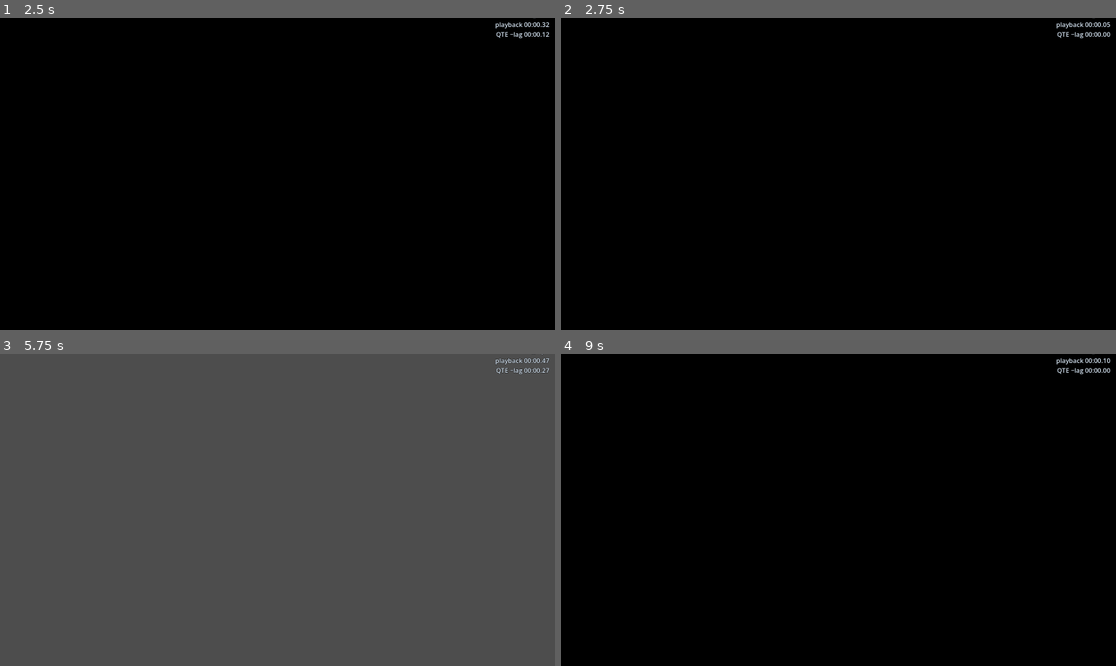
Above: before the commit, frames 1-4 (two rows, left to right).
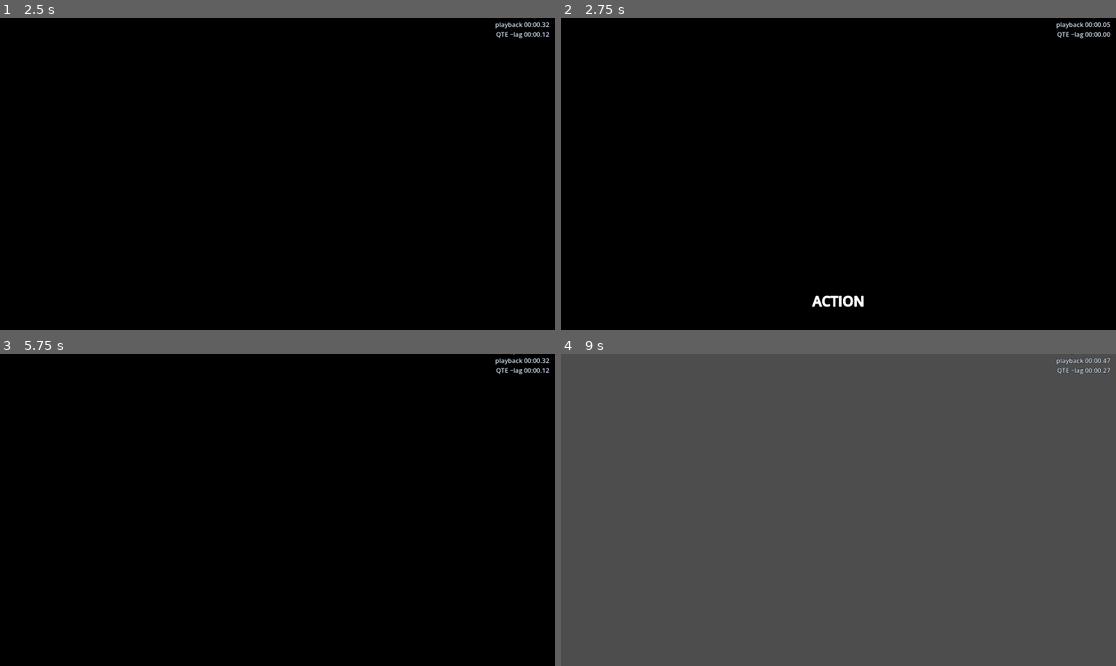
Above: after the commit, the same moments.

Repository: amarti95/Bone-Breakdown
Game: Godot game, scene res://scenes/MainMenu.tscn
Two runs of this game, one before a commit and one after it. Both use one fixed random seed, a clock stepped at 60 frames per second and the inputs below. Video files are missing from this copy of the repository; at most half a second of black plays in their place.
Inputs (mouse positions are in pixels of both pictures, inside the frame that each line leads up to):
- Up to frame 1 (2.5 s): click "Start" at 0.5 s; move the mouse to (399, 158) at 1.27 s; hold D (qte_right) 1.28-2 s; tap E (qte_action) at 1.35 s; click (399, 158) at 1.42 s; tap Enter at 2 s; drag from (166, 189) to (249, 236) at 2.02 s
- Up to frame 2 (2.75 s): no input
- Up to frame 3 (5.75 s): move the mouse to (333, 441) at 2.77 s; hold D (qte_right) 2.78-3.5 s; tap E (qte_action) at 2.85, 4.35 s; tap Space at 3.5 s; drag from (249, 572) to (111, 463) at 3.52 s; move the mouse to (444, 556) at 4.27 s; hold A (qte_left) 4.28-5 s; drag from (111, 463) to (194, 432) at 5.02 s
- Up to frame 4 (9 s): move the mouse to (866, 510) at 5.77 s; hold S (qte_down) 5.78-6.5 s; tap E (qte_action) at 5.85, 7.35, 8.85 s; click (866, 510) at 5.92 s; drag from (755, 432) to (727, 525) at 6.52 s; move the mouse to (960, 494) at 7.27 s; hold W (qte_up) 7.28-8 s; drag from (727, 525) to (810, 572) at 8.02 s; move the mouse to (894, 441) at 8.77 s; hold S (qte_down) from 8.78 s (still down)

Frame 1 is identical in both runs. In frame 2, 0.2% of the frame differs, in the area x 45-55%, y 88-93%; in frame 3, 100%, in the area x 0-100%, y 0-100%; in frame 4, 100%.

Commit message:
room semi working

Diff:
--- a/data/fmv_manifest.tres
+++ b/data/fmv_manifest.tres
@@ -177,23 +177,34 @@
 clips = Array[ExtResource("3_1n1n0")]([SubResource("Resource_clipLaser1"), SubResource("Resource_clipLaser2"), SubResource("Resource_clipLaser3"), SubResource("Resource_clipLaser4")])
 start_clip_id = "laser_clip1"
 
+[sub_resource type="Resource" id="Resource_qteIdleLever"]
+script = ExtResource("4_4p3c2")
+start_time_s = 0.0
+end_time_s = 5.87
+required_action = 4
+pause = false
+slow_scale = 1.0
+reaction_time_s = 0.0
+success_next_clip_id = "flick_lever"
+fail_next_clip_id = "walk_lever"
+
 [sub_resource type="Resource" id="Resource_clipLeverIdle"]
 script = ExtResource("3_1n1n0")
 id = "idle_lever"
 video = ExtResource("16_y0yab")
-on_finish_next_clip_id = "walk_lever"
+windows = Array[ExtResource("4_4p3c2")]([SubResource("Resource_qteIdleLever")])
 
 [sub_resource type="Resource" id="Resource_clipLeverWalk"]
 script = ExtResource("3_1n1n0")
 id = "walk_lever"
 video = ExtResource("18_lv_walk")
-on_finish_next_clip_id = "flick_lever"
+on_finish_next_clip_id = "die_lever"
 
 [sub_resource type="Resource" id="Resource_clipLeverDie"]
 script = ExtResource("3_1n1n0")
 id = "die_lever"
 video = ExtResource("19_lv_die")
-on_finish_next_clip_id = "idle_lever"
+on_finish_next_clip_id = "hatch_lever"
 
 [sub_resource type="Resource" id="Resource_clipLeverFlick"]
 script = ExtResource("3_1n1n0")
--- a/scripts/FmvPlayer.gd
+++ b/scripts/FmvPlayer.gd
@@ -1,9 +1,4 @@
 extends Control
-
-const FmvGameManifest := preload("res://scripts/fmv/FmvGameManifest.gd")
-const FmvRoom := preload("res://scripts/fmv/FmvRoom.gd")
-const FmvClip := preload("res://scripts/fmv/FmvClip.gd")
-const FmvQteWindow := preload("res://scripts/fmv/FmvQteWindow.gd")
 
 const _SCRUB_FINE_STEP_S := 1.0 / 24.0
 const _SCRUB_COARSE_STEP_S := 0.25
